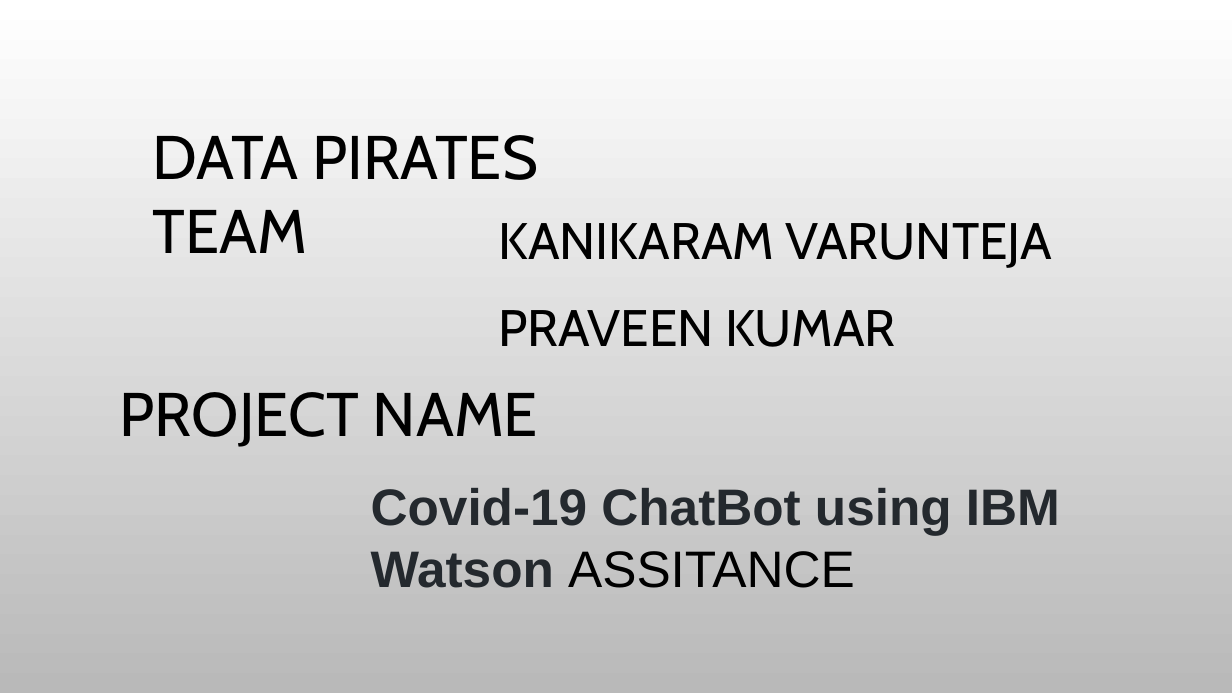
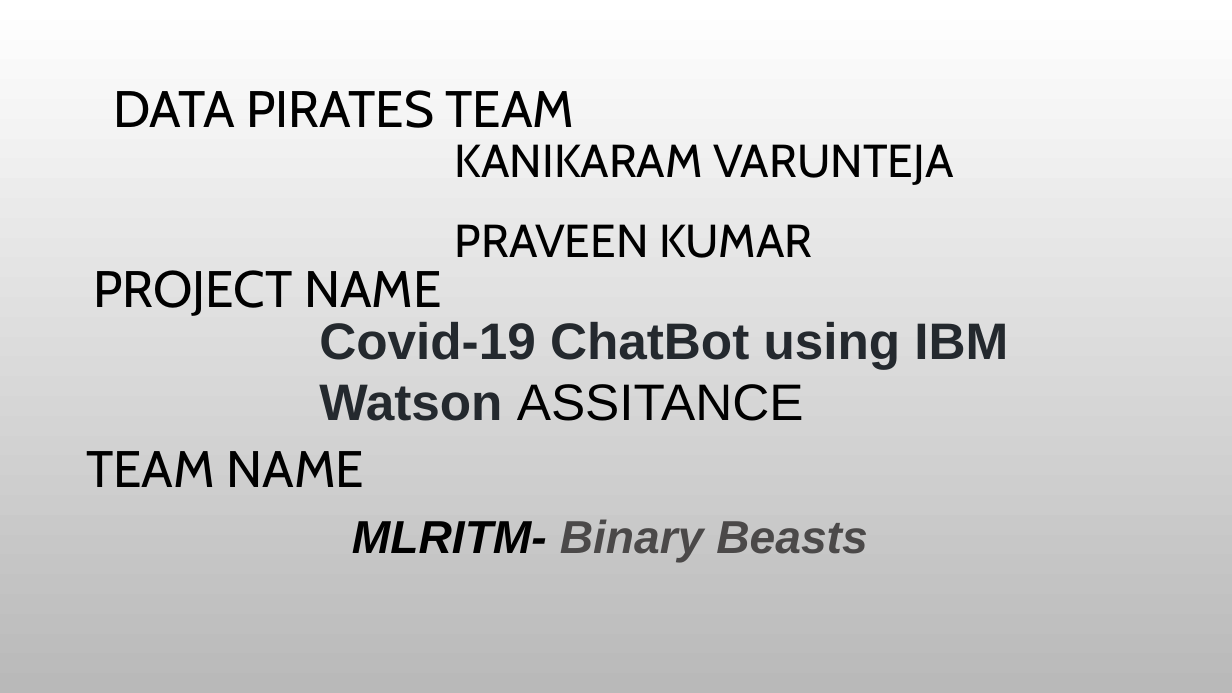
Before and after one commit to varunkanikaram/IBM-Call-For-Code-Hackonthon, a slide deck: slide 2 of IBM CALL FOR CODE.pptx. Drawn at 1232x693 pixels with LibreOffice and Linux fonts; fonts in the diff are those of the drawing; background and template pictures are left out. Boxes give left, top, right and bottom in pixels: in the first picture for what was removed or moved away, otherwise in the second. Text is boxed around its words. In the diff, an @@ line names an element or a change of style, - is before the commit and + after.

```diff
--- a/IBM CALL FOR CODE.pptx
+++ b/IBM CALL FOR CODE.pptx
@@ text "DATA PIRATES TEAM" moved from (x1=152, y1=135, x2=538, y2=253) to (x1=113, y1=90, x2=574, y2=128) @@
@@ text "DATA PIRATES TEAM" at (x1=113, y1=90, x2=574, y2=128): size 48 to 40 pt @@
@@ text "KANIKARAM VARUNTEJA" moved from (x1=499, y1=223, x2=1053, y2=347) to (x1=455, y1=144, x2=953, y2=258) @@
@@ text "KANIKARAM VARUNTEJA" at (x1=455, y1=144, x2=953, y2=258): size 40 to 36 pt @@
@@ text "PROJECT NAME" at (x1=93, y1=270, x2=442, y2=316): size 48 to 40 pt @@
@@ text "PROJECT NAME" moved from (x1=119, y1=392, x2=538, y2=447) to (x1=93, y1=270, x2=442, y2=316) @@
@@ text "Covid-19 ChatBot using IBM Watson ..." moved from (x1=371, y1=488, x2=1060, y2=588) to (x1=319, y1=322, x2=1008, y2=421) @@
@@ text added at (x1=86, y1=451, x2=365, y2=487), 40 pt, text #000000 @@
+TEAM NAME
@@ text added at (x1=352, y1=519, x2=867, y2=563), 36 pt, text #4B4949, bold, italic @@
+MLRITM- Binary Beasts
```
